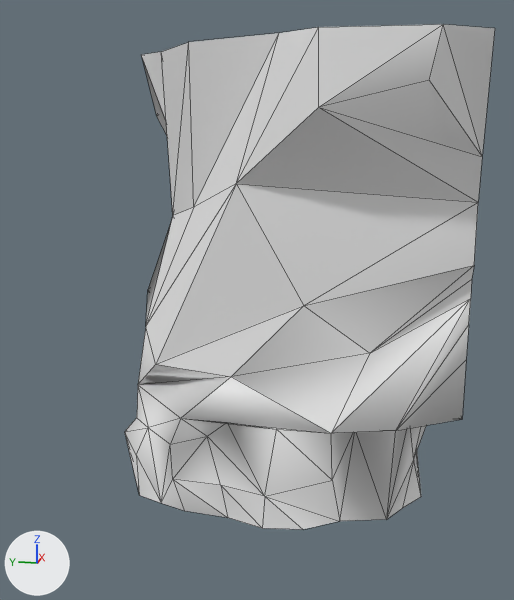
The glTF model Rogue-Robots/Assets/Models/ModularBlocks/CornerFloor1Replacer3_Col.gltf: old version first, new version second.
Rendered twice from a camera (50 mm lens) standing at (-8.6, -1.75, 4.17) and looking at (-0.19, -0.07, 2.06). Arrows for +X, +Y and +Z are at lower left; the lights stay in place. Mesh edges are drawn as thin lines. Vertices at the same position are counted once.

The first picture shows 'CornerFloor1Replacer3_Col'.
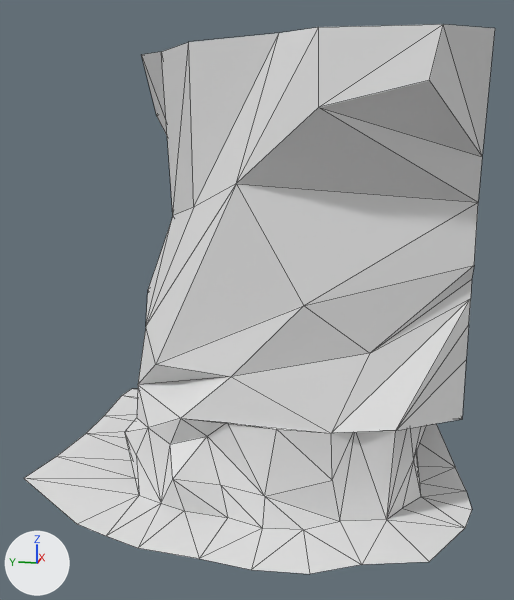
What differs and where, as boxes (x1, y1, x2, y2) in the pictures (514 x 600 px; the box of a moved part takes in the faces that stretch with it):
'CornerFloor1Replacer3_Col', reshaped (27% wider, 9% taller): before (125, 24, 495, 529); after (24, 24, 495, 574)
part 1 of me_scene_002, moved or reshaped (not visible before): after (24, 389, 472, 574)

What changed in the scene script:
```text
Change me_scene_002:
    used by ob_cornerfloor1replacer3_col; location = (0.0, 0.0, 0.0)
    remove me_scene_002.from_pydata(...)  # 166 vertices, 253 faces; spans x -2.05..2.5, y -2.5..1.59, z 0.0..5.0
    add me_scene_002.from_pydata(...)  # 190 vertices, 301 faces; spans x -2.66..2.5, y -2.69..2.58, z 0.0..5.0
    me_scene_002 part 1
    253 faces are deleted
    24 vertices are added at x -2.66..2.13, y -2.69..2.58, z 0.0
    301 new faces join them
    me_scene_002 part 2: the surface is now shaded flat
```
